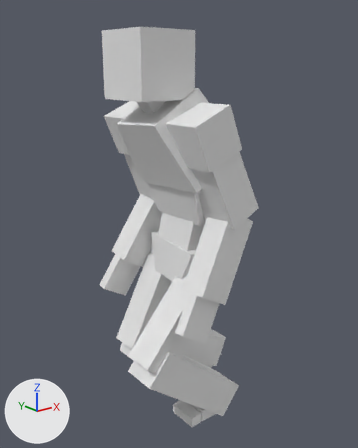
The FBX model FBXFILES/PlayerBase.fbx as it was, and as the next commit left it.
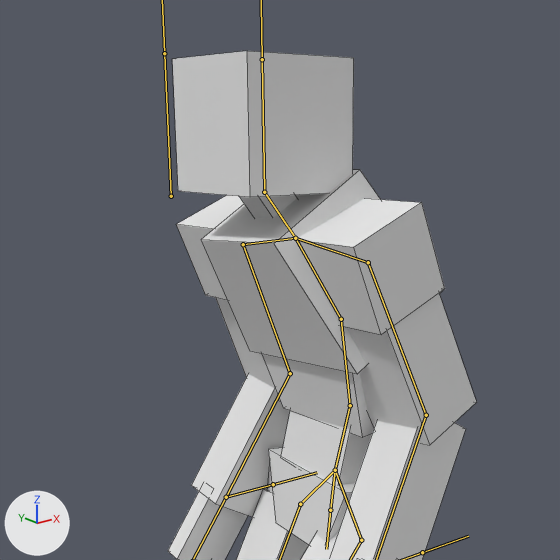
Each version is shown whole from a 50 mm camera at (-279.0, -325.0, 310.0) aimed at (-16.0, 4.0, 178.0), then close up on the part from 4% to 84% of the width and 0% to 65% of the height. Arrows for +X, +Y and +Z are at lower left; the lights stay in place. Both versions are drawn at frame 5 of the action 'PlayerSkeleton|JumpUp'; the numbers are the values there. The bones that bend it are drawn over the model as lines in the close-ups. The close-ups show mesh edges as thin lines.

In view in the first close-up: 'PlayerObj'.
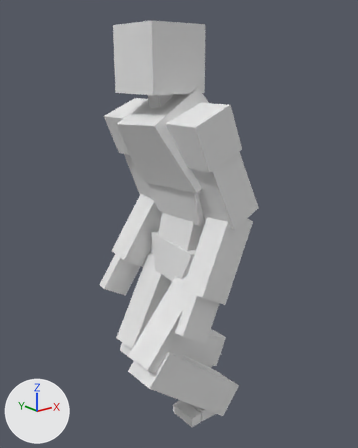
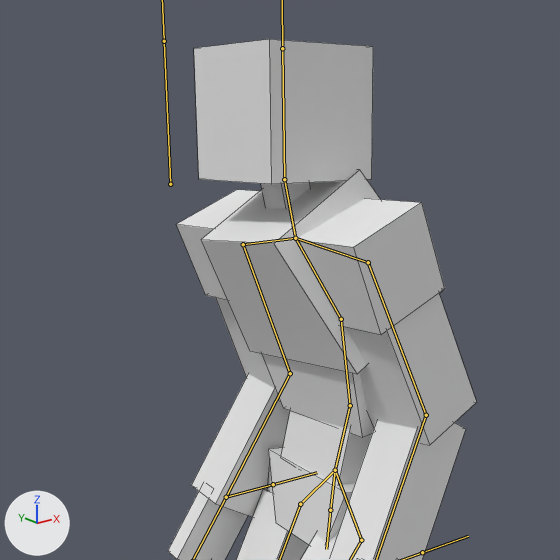
Pixel boxes (x1, y1, x2, y2) of what changed, in the close-ups (560 x 560 px):
'PlayerObj', posed
    before: (168, 51, 476, 560)
    after: (168, 39, 476, 560)
bone 'Neck', root to tip
    before: (295, 238) to (264, 192)
    after: (295, 238) to (284, 179)
bone 'Head', root to tip
    before: (264, 192) to (262, 59)
    after: (284, 179) to (282, 48)

The edits, one by one:
Bone 'Neck' (bone_neck) turns from (0, 0, 6) to (0, 2, -21) degrees about its own x, y and z.
Bone 'Head' (bone_head) turns from (55, -86, -92) to (82, -87, -92) degrees about its own x, y and z.
